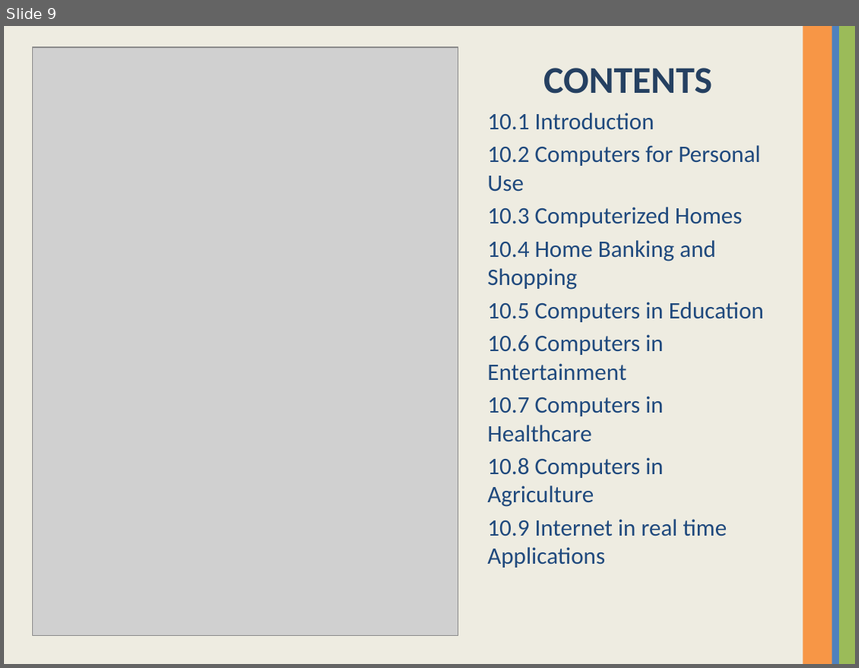
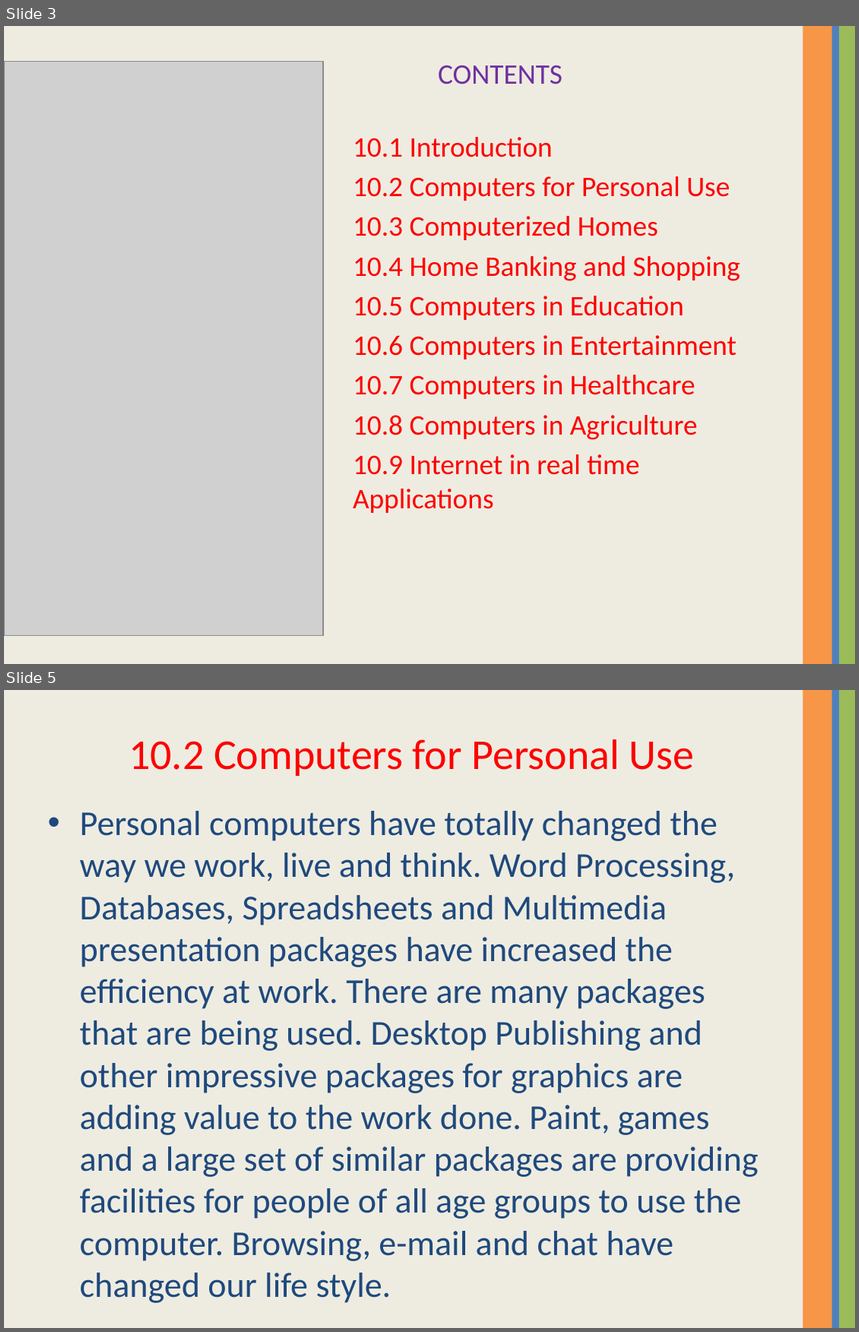
Before and after one commit to Suwetha/Suwetha, a slide deck: COMPUTER.pptx. Shown one above the other, each under a label of ours: slide 9 before the commit, slides 3 and 5 after it; the slides between them are not shown. The pictures are 859x668 and 859x1332 pixels, drawn with LibreOffice and Linux fonts; fonts in the diff are those of the drawing; grey boxes stand for pictures. Boxes give left, top, right and bottom in pixels: in the first picture for what was removed or moved away, otherwise in the second. Text is boxed around its words. In the diff, an @@ line names an element or a change of style, - is before the commit and + after.

```diff
--- a/COMPUTER.pptx
+++ b/COMPUTER.pptx
@@ slide 5 added at [4, 690, 855, 1328], background #EEECE1; not listed: 3 template elements that a slide beside it also shows @@
@@ title added at [129, 739, 695, 776], 36 pt, text #FF0000 @@
+10.2 Computers for Personal Use
@@ text added at [80, 811, 758, 1262], 29.6 pt, text #1F497D @@
+• Personal computers have totally changed the way we work, live and think. Word Processing, Databases, Spreadsheets and Multimedia presentation packages have increased the efficiency at work. There are many packages that are being used. Desktop Publishing and other impressive packages for graphics are adding value to the work done. Paint, games and a large set of similar packages are providing facilities for people of all age groups to use the computer. Browsing, e-mail and chat have changed our life style.
@@ what was slide 9 is now slide 3 @@
@@ slide 3 changed as well @@
@@ text "CONTENTS": place and size @@
-text "CONTENTS" at [487, 68, 764, 568]
+text "CONTENTS" at [353, 66, 740, 513]
@@ text "CONTENTS" at [353, 66, 740, 513]: size 32 to 24 pt, text colour #254061 to #7030A0, bold off in "CONTENTS"; size 20 to 24 pt, text colour #1F497D to #FF0000; alignment centre to left; less space between paragraphs @@
@@ picture added at [4, 62, 323, 636] @@
@@ picture: place and size @@
-picture at [32, 47, 458, 636]
+picture at [11, 62, 323, 636]
```
Also in this commit, not shown: 2 other slides changed, 31 other slides added, 6 slides removed.
